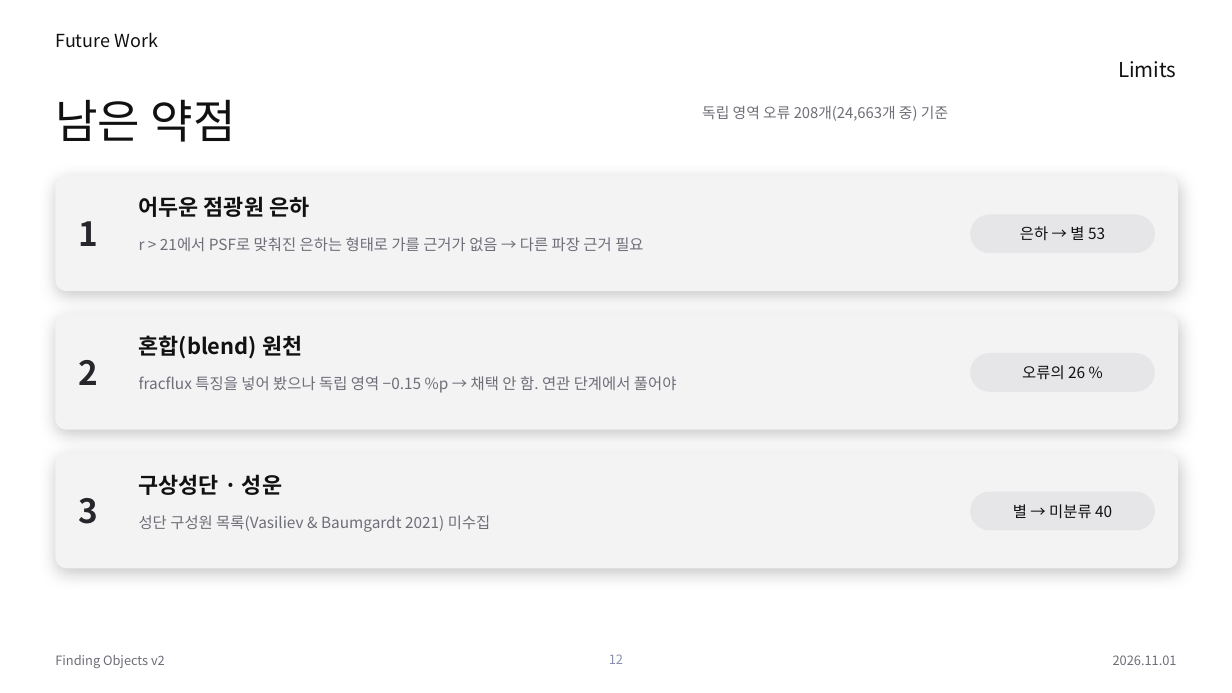
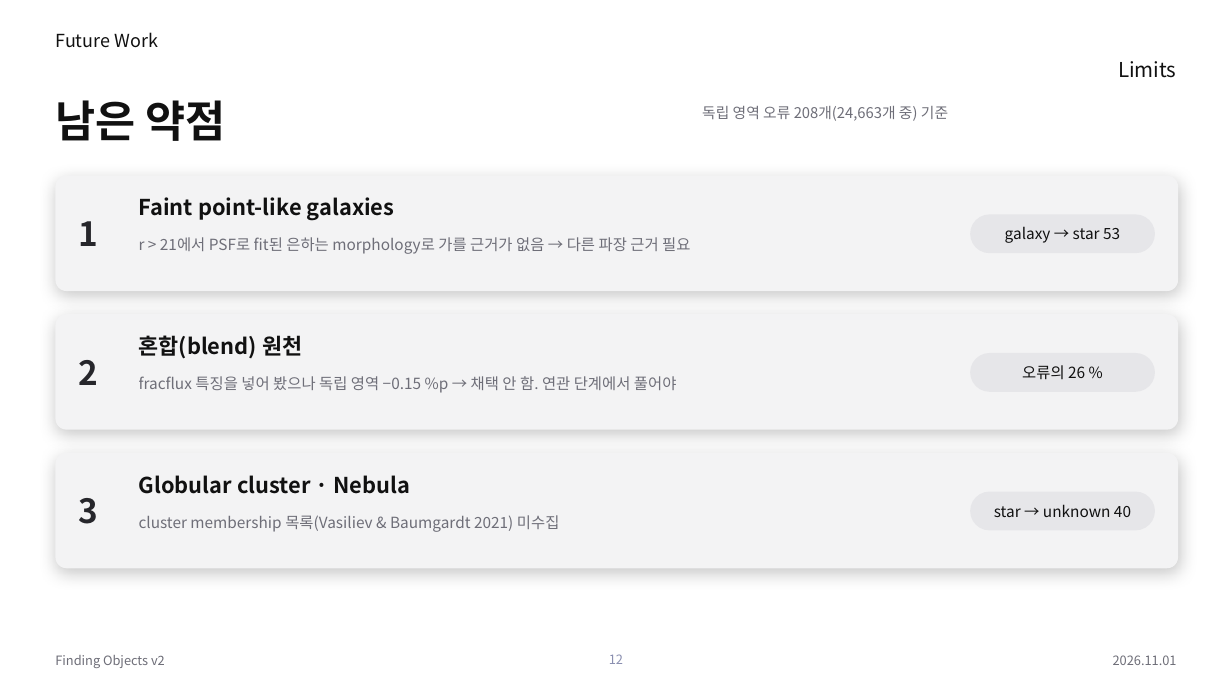
Before and after one commit to Pinchpeach/Finding_objects, a slide deck: slide 12 of v2/document/PIPELINE_STACK_v2.44.0.pptx. Drawn at 1232x693 pixels with LibreOffice and Linux fonts; fonts in the diff are those of the drawing. Boxes give left, top, right and bottom in pixels: in the first picture for what was removed or moved away, otherwise in the second. Text is boxed around its words. In the diff, an @@ line names an element or a change of style, - is before the commit and + after.

```diff
--- a/v2/document/PIPELINE_STACK_v2.44.0.pptx
+++ b/v2/document/PIPELINE_STACK_v2.44.0.pptx
@@ title "남은 약점" at [55,100,226,141]: size 36 to 34 pt, bold on @@
@@ text at [139,197,395,221]: text changed @@
-어두운 점광원 은하
+Faint point-like galaxies
@@ text at [139,237,690,254]: text changed @@
-r > 21에서 PSF로 맞춰진 은하는 형태로 가를 근거가 없음 → 다른 파장 근거 필요
+r > 21에서 PSF로 fit된 은하는 morphology로 가를 근거가 없음 → 다른 파장 근거 필요
@@ text at [1005,226,1120,243]: text changed @@
-은하 → 별 53
+galaxy → star 53
@@ text at [139,475,411,494]: text changed @@
-구상성단 · 성운
+Globular cluster · Nebula
@@ text at [994,504,1131,517]: text changed @@
-별 → 미분류 40
+star → unknown 40
@@ text at [139,515,559,532]: text changed @@
-성단 구성원 목록(Vasiliev & Baumgardt 2021) 미수집
+cluster membership 목록(Vasiliev & Baumgardt 2021) 미수집
```
Also in this commit, not shown: 11 other slides changed, 1 other file.
